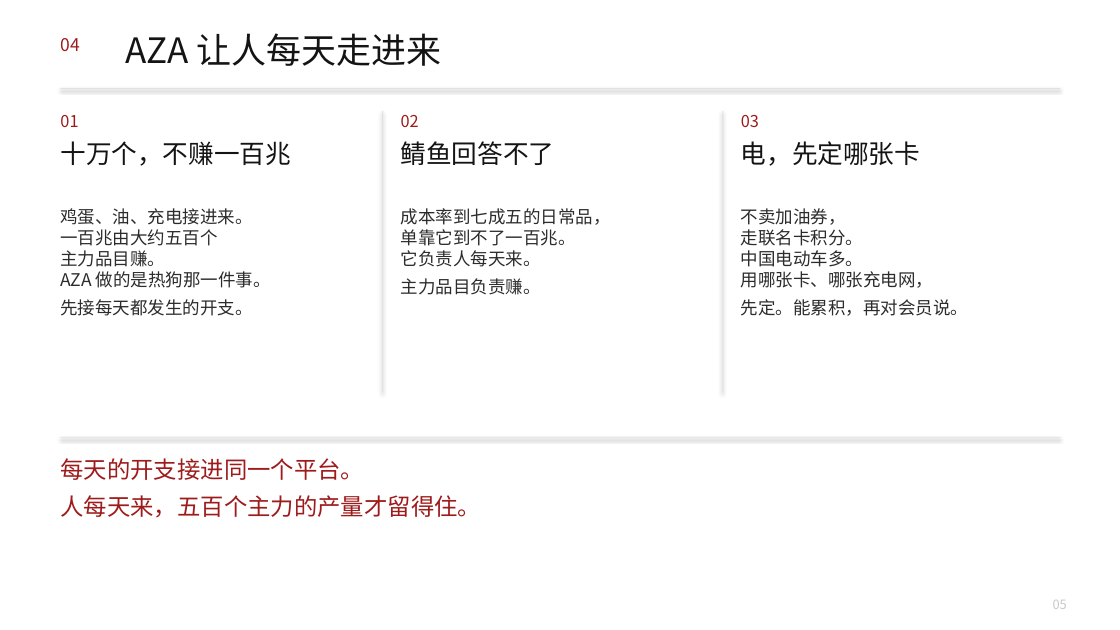
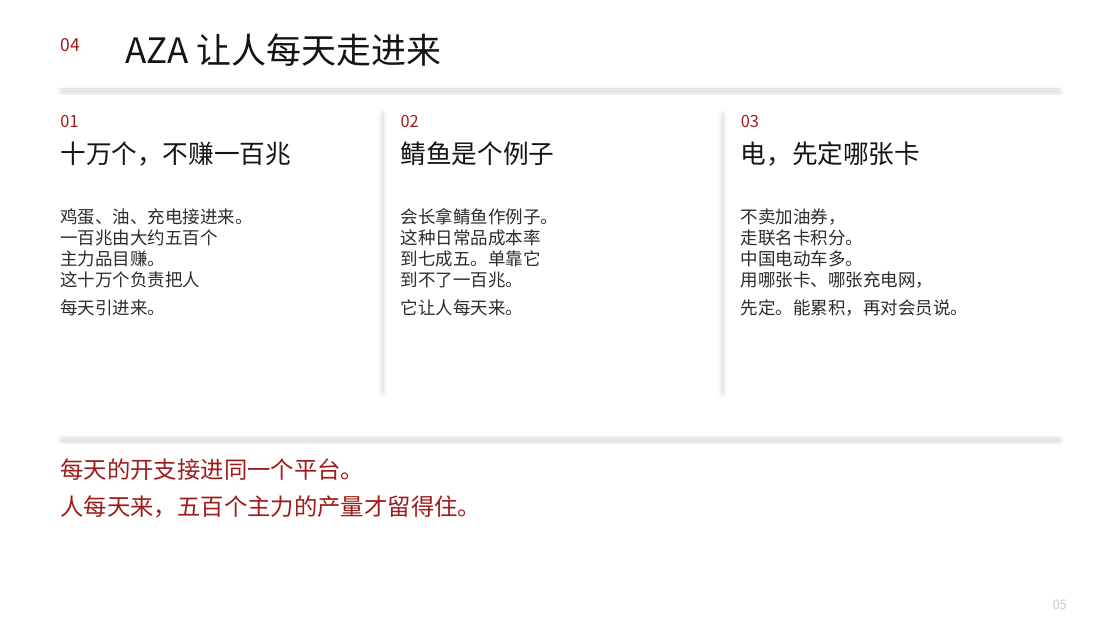
Before and after one commit to headshot9999/xiaoyi, a slide deck: slide 5 of 艾多美何以成为100兆韩元企业.pptx. Drawn at 1120x630 pixels with LibreOffice and Linux fonts; fonts in the diff are those of the drawing. Boxes give left, top, right and bottom in pixels: in the first picture for what was removed or moved away, otherwise in the second. Text is boxed around its words. In the diff, an @@ line names an element or a change of style, - is before the commit and + after.

```diff
--- a/艾多美何以成为100兆韩元企业.pptx
+++ b/艾多美何以成为100兆韩元企业.pptx
@@ text at [401, 141, 555, 165]: text changed @@
-鲭鱼回答不了
+鲭鱼是个例子
@@ text at [60, 208, 252, 316]: text changed @@
-鸡蛋、油、充电接进来。
-一百兆由大约五百个
-主力品目赚。
-AZA 做的是热狗那一件事。
-先接每天都发生的开支。
+鸡蛋、油、充电接进来。
+一百兆由大约五百个
+主力品目赚。
+这十万个负责把人
+每天引进来。
@@ text at [401, 208, 558, 316]: text changed @@
-成本率到七成五的日常品，
-单靠它到不了一百兆。
-它负责人每天来。
-主力品目负责赚。
+会长拿鲭鱼作例子。
+这种日常品成本率
+到七成五。单靠它
+到不了一百兆。
+它让人每天来。
```
Also in this commit, not shown: 4 other slides changed, 3 other files.
